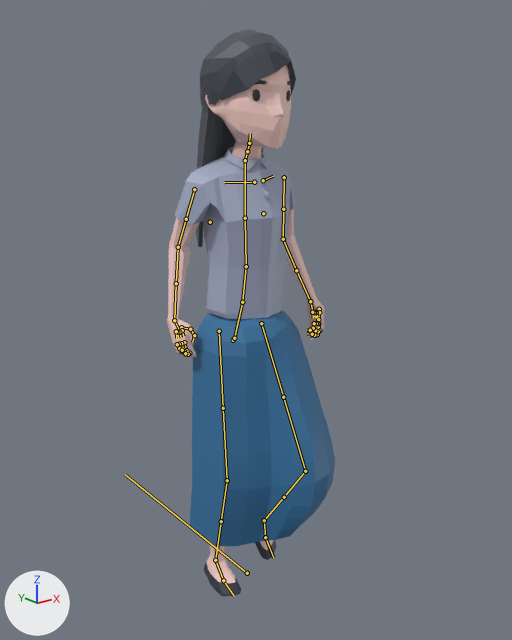
What one commit did to the FBX model Assets/Resources/Models/Character/Kiana_character.fbx.
Before and after are seen from a 50 mm camera at (-1.97, -2.54, 2.42) aimed at (0.03, -0.04, 1.42). The lights are fixed; the arrows at lower left show +X, +Y and +Z. Both versions are drawn at frame 40 of the action 'Walking'; the numbers are the values there. The bones that bend it are drawn over the model as lines.

In view in the first picture: 'Brow', 'Eyes', 'Kiana Hair.001', 'Kiana Kancing', 'Kiana Mesh', 'Kiana Shirt', 'Kiana Skirt'.
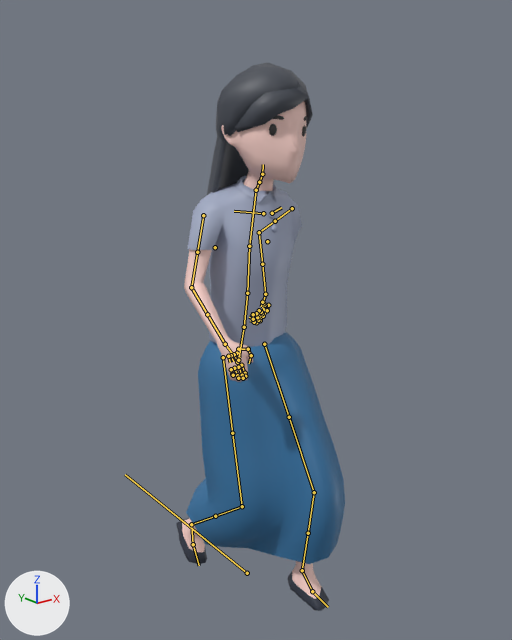
The change in detail:
Bone 'ORG-spine' (bone_org_spine) moves from (-0.014, -0.024, 0.006) to (0.012, -0.143, 0.033).
Bone 'ORG-spine' (bone_org_spine) turns from (0, -1, -3) to (2, 0, 2) degrees about its own x, y and z.
Bone 'ORG-spine.001' (bone_org_spine_001) turns from (0, 0, 1) to (0, 0, -1) degrees about its own x, y and z.
Bone 'ORG-spine.002' (bone_org_spine_002) turns from (2, 0, 2) to (3, 0, -2) degrees about its own x, y and z.
Bone 'ORG-spine.003' (bone_org_spine_003) turns from (2, 0, 1) to (3, 0, -1) degrees about its own x, y and z.
Bone 'DEF-upper_arm.L' (bone_def_upper_arm_l) turns from (-15, -11, -74) to (-61, -20, -33) degrees about its own x, y and z.
Bone 'DEF-upper_arm.L.001' (bone_def_upper_arm_l_001) turns from (0, 13, 0) to (0, 25, 0) degrees about its own x, y and z.
Bone 'DEF-forearm.L' (bone_def_forearm_l) turns from (28, 13, -3) to (43, 28, -7) degrees about its own x, y and z.
Bone 'DEF-forearm.L' (bone_def_forearm_l) is rescaled from (1.0, 0.99, 1.01) to (1.0, 0.98, 1.02).
Bone 'DEF-forearm.L.001' (bone_def_forearm_l_001) turns from (0, -2, 0) to (0, 3, 0) degrees about its own x, y and z.
Bone 'DEF-hand.L' (bone_def_hand_l) turns from (1, -2, -16) to (-3, 2, -25) degrees about its own x, y and z.
Bone 'DEF-upper_arm.R' (bone_def_upper_arm_r) turns from (-38, 25, 65) to (-3, 3, 81) degrees about its own x, y and z.
Bone 'DEF-upper_arm.R.001' (bone_def_upper_arm_r_001) turns from (0, -10, 0) to (0, -6, 0) degrees about its own x, y and z.
Bone 'DEF-forearm.R' (bone_def_forearm_r) turns from (29, -10, 3) to (48, -6, 2) degrees about its own x, y and z.
Bone 'DEF-forearm.R' (bone_def_forearm_r) is rescaled from (1.0, 0.99, 1.01) to (1.0, 0.98, 1.02).
Bone 'DEF-hand.R' (bone_def_hand_r) turns from (23, -14, 17) to (-15, -9, 41) degrees about its own x, y and z.
Bone 'DEF-hand.R' (bone_def_hand_r) is rescaled from (0.99, 1.01, 1.0) to (1.0, 1.01, 0.99).
Bone 'DEF-thigh.L' (bone_def_thigh_l) turns from (-20, 0, -1) to (-30, 3, 10) degrees about its own x, y and z.
Bone 'DEF-thigh.L.001' (bone_def_thigh_l_001) turns from (0, 3, 0) to (0, 8, 0) degrees about its own x, y and z.
Bone 'DEF-shin.L' (bone_def_shin_l) turns from (52, 3, 0) to (38, 8, -1) degrees about its own x, y and z.
Bone 'DEF-shin.L' (bone_def_shin_l) is rescaled from (1.0, 0.96, 1.03) to (1.01, 0.97, 1.03).
Bone 'DEF-shin.L.001' (bone_def_shin_l_001) turns from (0, 2, 0) to (0, -4, 0) degrees about its own x, y and z.
Bone 'DEF-foot.L' (bone_def_foot_l) turns from (19, -1, -12) to (-3, -10, -8) degrees about its own x, y and z.
Bone 'DEF-foot.L' (bone_def_foot_l) is rescaled from (0.98, 1.02, 1.0) to (0.98, 1.0, 1.02).
Bone 'DEF-thigh.R' (bone_def_thigh_r) turns from (1, 0, -4) to (-9, 0, 0) degrees about its own x, y and z.
Bone 'DEF-thigh.R' (bone_def_thigh_r) is rescaled from (1.01, 0.99, 1.01) to (1.01, 0.98, 1.01).
Bone 'DEF-thigh.R.001' (bone_def_thigh_r_001) turns from (0, -4, 0) to (0, -6, 0) degrees about its own x, y and z.
Bone 'DEF-shin.R' (bone_def_shin_r) turns from (10, -4, 0) to (57, -7, 1) degrees about its own x, y and z.
Bone 'DEF-shin.R' (bone_def_shin_r) is rescaled from (1.0, 1.0, 1.0) to (1.01, 0.96, 1.03).
Bone 'DEF-shin.R.001' (bone_def_shin_r_001) turns from (0, 4, 0) to (0, 6, 0) degrees about its own x, y and z.
Bone 'DEF-foot.R' (bone_def_foot_r) turns from (-9, 9, 9) to (-12, 12, 7) degrees about its own x, y and z.
Bone 'DEF-foot.R' (bone_def_foot_r) is rescaled from (0.99, 1.0, 1.01) to (0.98, 0.99, 1.02).
Bone 'DEF-spine' (bone_def_spine) moves from (-0.014, -0.024, 0.006) to (0.012, -0.143, 0.033).
Bone 'DEF-spine' (bone_def_spine) turns from (0, -1, -3) to (2, 0, 2) degrees about its own x, y and z.
Bone 'DEF-spine.001' (bone_def_spine_001) turns from (0, 0, 1) to (0, 0, -1) degrees about its own x, y and z.
Bone 'DEF-spine.002' (bone_def_spine_002) turns from (2, 0, 2) to (3, 0, -2) degrees about its own x, y and z.
Bone 'DEF-spine.003' (bone_def_spine_003) turns from (2, 0, 1) to (3, 0, -1) degrees about its own x, y and z.
Bone 'DEF-spine.004' (bone_def_spine_004) turns from (-2, -1, -1) to (-3, 0, 0) degrees about its own x, y and z.
Bone 'DEF-spine.006' (bone_def_spine_006) turns from (-2, 0, -1) to (-3, 0, -1) degrees about its own x, y and z.

Pixel boxes (x1, y1, x2, y2) of what changed, in the pictures (512 x 640 px):
'Kiana Skirt', posed (9% wider)
    before: (189, 311, 335, 546)
    after: (186, 332, 345, 564)
'Kiana Mesh', posed
    before: (167, 65, 324, 596)
    after: (176, 101, 329, 611)
'Kiana Shirt', posed
    before: (175, 147, 295, 319)
    after: (187, 176, 302, 347)
'Kiana Hair.001', posed
    before: (196, 29, 296, 247)
    after: (207, 62, 313, 195)
'Eyes', posed
    before: (252, 89, 291, 102)
    after: (269, 124, 306, 137)
'Brow', posed
    before: (254, 80, 291, 86)
    after: (273, 115, 307, 122)
bone 'ORG-spine', root to tip
    before: (234, 338) to (238, 319)
    after: (238, 360) to (241, 342)
bone 'ORG-spine.001', root to tip
    before: (242, 302) to (246, 266)
    after: (244, 327) to (247, 293)
bone 'ORG-spine.002', root to tip
    before: (246, 266) to (245, 218)
    after: (247, 293) to (249, 246)
bone 'ORG-spine.003', root to tip
    before: (245, 218) to (245, 177)
    after: (249, 246) to (254, 206)
bone 'DEF-upper_arm.L', root to tip
    before: (284, 177) to (283, 209)
    after: (292, 208) to (275, 221)
bone 'DEF-upper_arm.L.001', root to tip
    before: (283, 209) to (283, 239)
    after: (275, 221) to (259, 232)
bone 'DEF-forearm.L', root to tip
    before: (283, 239) to (296, 270)
    after: (259, 232) to (262, 264)
bone 'DEF-forearm.L.001', root to tip
    before: (296, 270) to (310, 301)
    after: (262, 264) to (265, 294)
bone 'DEF-hand.L', root to tip
    before: (310, 301) to (313, 313)
    after: (265, 294) to (262, 304)
bone 'DEF-upper_arm.R', root to tip
    before: (194, 189) to (186, 219)
    after: (203, 215) to (197, 252)
bone 'DEF-upper_arm.R.001', root to tip
    before: (186, 219) to (178, 247)
    after: (197, 252) to (191, 287)
bone 'DEF-forearm.R', root to tip
    before: (178, 247) to (176, 283)
    after: (191, 287) to (207, 314)
bone 'DEF-hand.R', root to tip
    before: (174, 320) to (180, 331)
    after: (225, 344) to (233, 354)
bone 'DEF-thigh.L', root to tip
    before: (261, 323) to (283, 397)
    after: (264, 344) to (289, 417)
bone 'DEF-thigh.L.001', root to tip
    before: (283, 397) to (305, 471)
    after: (289, 417) to (314, 492)
bone 'DEF-shin.L', root to tip
    before: (305, 471) to (284, 497)
    after: (314, 492) to (308, 533)
bone 'DEF-shin.L.001', root to tip
    before: (284, 497) to (264, 520)
    after: (308, 533) to (302, 570)
bone 'DEF-foot.L', root to tip
    before: (264, 520) to (265, 537)
    after: (302, 570) to (312, 591)
bone 'DEF-thigh.R', root to tip
    before: (219, 331) to (223, 408)
    after: (223, 357) to (232, 433)
bone 'DEF-thigh.R.001', root to tip
    before: (223, 408) to (227, 480)
    after: (232, 433) to (242, 506)
bone 'DEF-shin.R', root to tip
    before: (227, 480) to (221, 521)
    after: (242, 506) to (215, 516)
bone 'DEF-shin.R.001', root to tip
    before: (221, 521) to (215, 560)
    after: (215, 516) to (191, 524)
bone 'DEF-foot.R', root to tip
    before: (215, 560) to (223, 580)
    after: (191, 524) to (193, 544)
bone 'DEF-spine', root to tip
    before: (234, 338) to (242, 302)
    after: (238, 360) to (244, 327)
bone 'DEF-spine.001', root to tip
    before: (242, 302) to (246, 266)
    after: (244, 327) to (247, 293)
bone 'DEF-spine.002', root to tip
    before: (246, 266) to (245, 218)
    after: (247, 293) to (249, 246)
bone 'DEF-spine.003', root to tip
    before: (245, 218) to (245, 160)
    after: (249, 246) to (256, 190)
bone 'DEF-spine.004', root to tip
    before: (245, 160) to (247, 151)
    after: (256, 190) to (259, 182)
bone 'DEF-spine.006', root to tip
    before: (249, 143) to (250, 133)
    after: (262, 174) to (263, 164)
